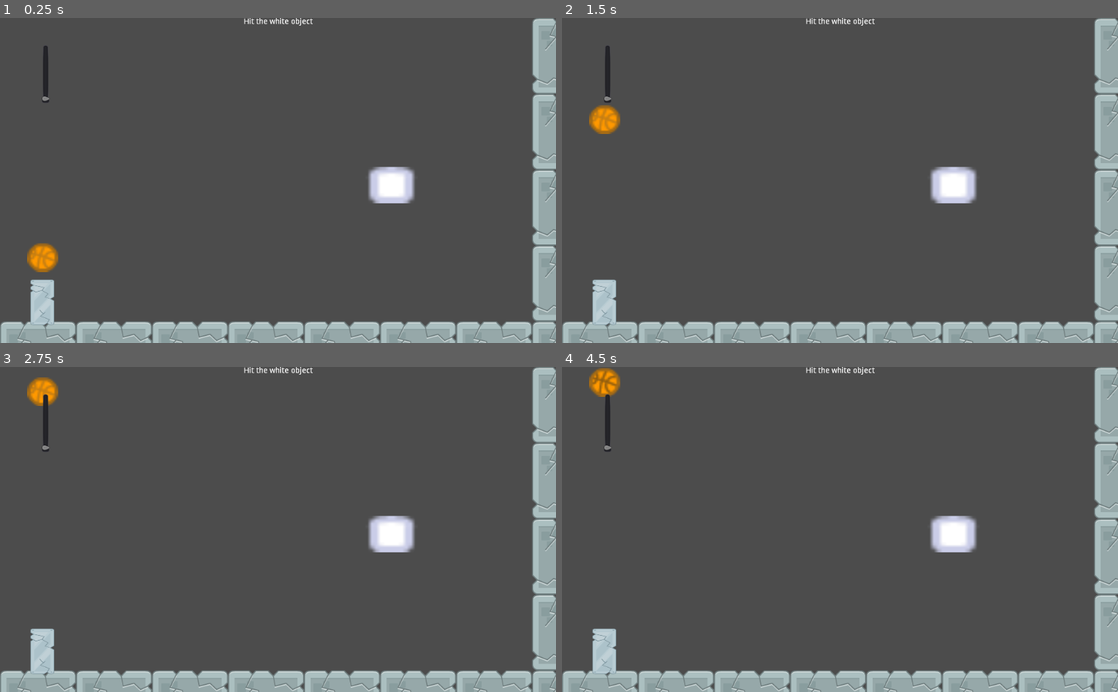
Above: before the commit, frames 1-4 (two rows, left to right).
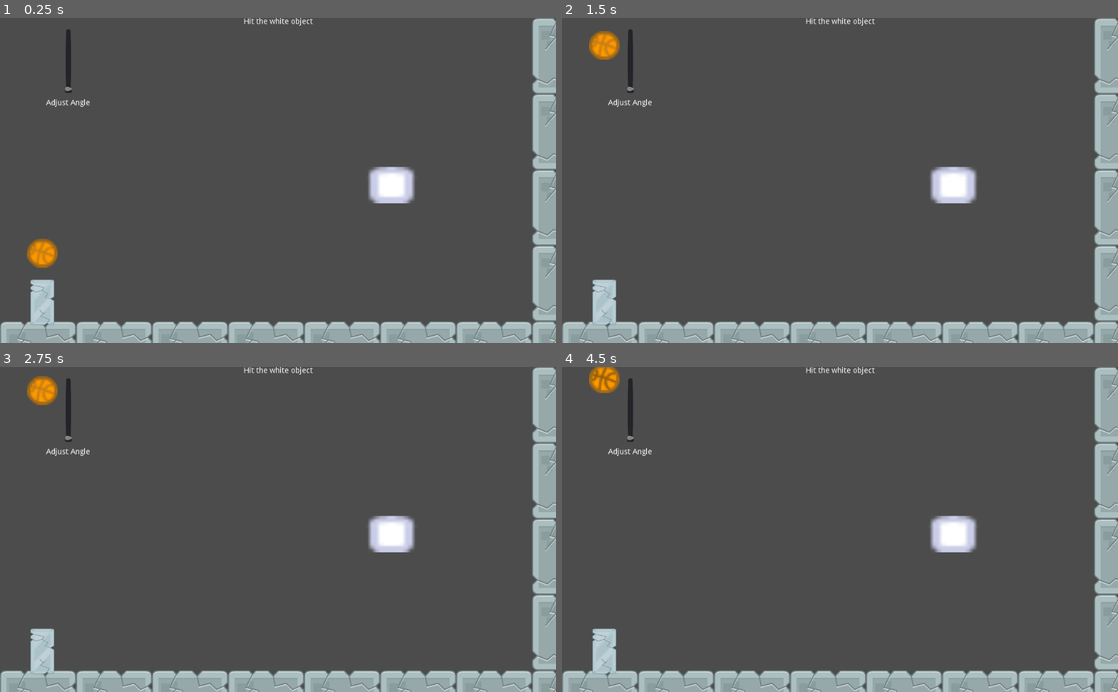
Above: after the commit, the same moments.

Repository: jdibble21/Simple-2D-Physics-Game
Game: Godot game, scene res://Level.tscn
Two runs of this game, one before a commit and one after it. Both use one fixed random seed, a clock stepped at 60 frames per second and the inputs below.
Inputs:
- Up to frame 1 (0.25 s): no input
- Up to frame 2 (1.5 s): tap Space (launch) at 0.6, 1.35 s
- Up to frame 3 (2.75 s): tap Space (launch) at 2.1 s
- Up to frame 4 (4.5 s): tap Space (launch) at 2.85, 3.6, 4.35 s

The runs differ from the first frame. In frame 1, 0.8% of the frame differs, in the area x 4-56%, y 0-79%; in frame 2, 1.2%, in the area x 4-56%, y 0-36%; in frame 3, 0.5%; in frame 4, 0.8%.

Commit message:
Add angle slider

Diff:
--- a/AngleSlider.gd
+++ b/AngleSlider.gd
@@ -1,5 +1,5 @@
 extends VSlider
-
+export var customValue : int = 0
 
 # Declare member variables here. Examples:
 # var a = 2
@@ -11,10 +11,6 @@
 	pass # Replace with function body.
 
 
-# Called every frame. 'delta' is the elapsed time since the previous frame.
-#func _process(delta):
-#	pass
-
 
 func _on_AngleSlider_changed():
-	pass # Replace with function body.
+	pass
--- a/HUD.gd
+++ b/HUD.gd
@@ -1,7 +1,7 @@
 extends CanvasLayer
 
+var angle
 
-# Declare member variables here. Examples:
 # var a = 2
 # var b = "text"
 
@@ -17,6 +17,4 @@
 
 
 func _on_AngleSlider_value_changed(value):
-	$AngleSlider.value = value
-	print('value changed!')
-	print($AngleSlider.value)
+	angle = value
--- a/HUD.tscn
+++ b/HUD.tscn
@@ -20,14 +20,24 @@
 [node name="AngleSlider" type="VSlider" parent="."]
 anchor_right = 0.016
 anchor_bottom = 0.027
-margin_left = 76.0
-margin_top = 50.0
-margin_right = 75.616
-margin_bottom = 140.8
+margin_left = 116.0
+margin_top = 20.0
+margin_right = 120.616
+margin_bottom = 122.8
 max_value = 15.0
 script = ExtResource( 1 )
 __meta__ = {
 "_edit_use_anchors_": false
 }
+
+[node name="AngleLabel" type="Label" parent="."]
+margin_left = 85.0283
+margin_top = 149.84
+margin_right = 166.028
+margin_bottom = 163.84
+text = "Adjust Angle"
+__meta__ = {
+"_edit_use_anchors_": false
+}
 [connection signal="changed" from="AngleSlider" to="AngleSlider" method="_on_AngleSlider_changed"]
 [connection signal="value_changed" from="AngleSlider" to="." method="_on_AngleSlider_value_changed"]
--- a/Level.tscn
+++ b/Level.tscn
@@ -34,13 +34,6 @@
 
 [node name="Level" type="Node2D"]
 
-[node name="Player" parent="." instance=ExtResource( 1 )]
-position = Vector2( 78.749, 439.609 )
-scale = Vector2( 2, 2 )
-strength = 350.0
-
-[node name="HUD" parent="Player" instance=ExtResource( 5 )]
-
 [node name="TileMap" type="TileMap" parent="."]
 tile_set = SubResource( 2 )
 cell_size = Vector2( 140, 140 )
@@ -52,3 +45,9 @@
 
 [node name="Launcher" parent="." instance=ExtResource( 4 )]
 position = Vector2( 79.2854, 524.794 )
+
+[node name="Player" parent="." instance=ExtResource( 1 )]
+position = Vector2( 78.1759, 431.729 )
+angle = 5.0
+
+[node name="HUD" parent="Player" instance=ExtResource( 5 )]
--- a/Player.gd
+++ b/Player.gd
@@ -1,11 +1,15 @@
 extends RigidBody2D
 export var strength : float = 500
+export var angle: float = 0
 
 func _process(delta):
+
 	if Input.is_action_just_pressed("launch"):
+		emit_signal("sleeping_state_changed")
+		print("FROM angleslider node")
+		print(get_node("HUD/AngleSlider").value)
 		var vector_one = get_node("HUD/AngleSlider").value
 		print(vector_one)
-		emit_signal("sleeping_state_changed")
 		var direction = Vector2(vector_one,-1).normalized()
 		var velocity = direction * strength
 		apply_impulse(Vector2.ZERO,velocity)
@@ -13,6 +17,7 @@
 func _integrate_forces(state):
 	set_scale(Vector2(-1, 1))
 
+
 func _on_Player_sleeping_state_changed():
 	if Input.is_action_just_pressed("launch"):
 		$AnimatedSprite.play("moving")
--- a/Player.tscn
+++ b/Player.tscn
@@ -1,9 +1,8 @@
-[gd_scene load_steps=7 format=2]
+[gd_scene load_steps=6 format=2]
 
 [ext_resource path="res://kenny_sport_assets/PNG/Equipment/ball_basket1.png" type="Texture" id=1]
 [ext_resource path="res://kenny_sport_assets/PNG/Equipment/ball_basket2.png" type="Texture" id=2]
 [ext_resource path="res://Player.gd" type="Script" id=3]
-[ext_resource path="res://HUD.tscn" type="PackedScene" id=4]
 
 [sub_resource type="CircleShape2D" id=1]
 radius = 5.15276
@@ -17,13 +16,14 @@
 } ]
 
 [node name="Player" type="RigidBody2D"]
-position = Vector2( 5.05109, 0.698685 )
+position = Vector2( -2.94891, 24.6987 )
 scale = Vector2( 5, 5 )
 gravity_scale = 1.5
 script = ExtResource( 3 )
 __meta__ = {
 "_edit_group_": true
 }
+angle = 3.0
 
 [node name="CollisionShape2D" type="CollisionShape2D" parent="."]
 scale = Vector2( 5, 5 )
@@ -34,6 +34,4 @@
 scale = Vector2( 3.12386, 2.92603 )
 frames = SubResource( 2 )
 animation = "moving"
-
-[node name="HUD" parent="." instance=ExtResource( 4 )]
 [connection signal="sleeping_state_changed" from="." to="." method="_on_Player_sleeping_state_changed"]
--- a/project.godot
+++ b/project.godot
@@ -19,6 +19,10 @@
 run/main_scene="res://Level.tscn"
 config/icon="res://icon.png"
 
+[autoload]
+
+Global="*res://global.gd"
+
 [input]
 
 launch={
Empty file added: global.gd
